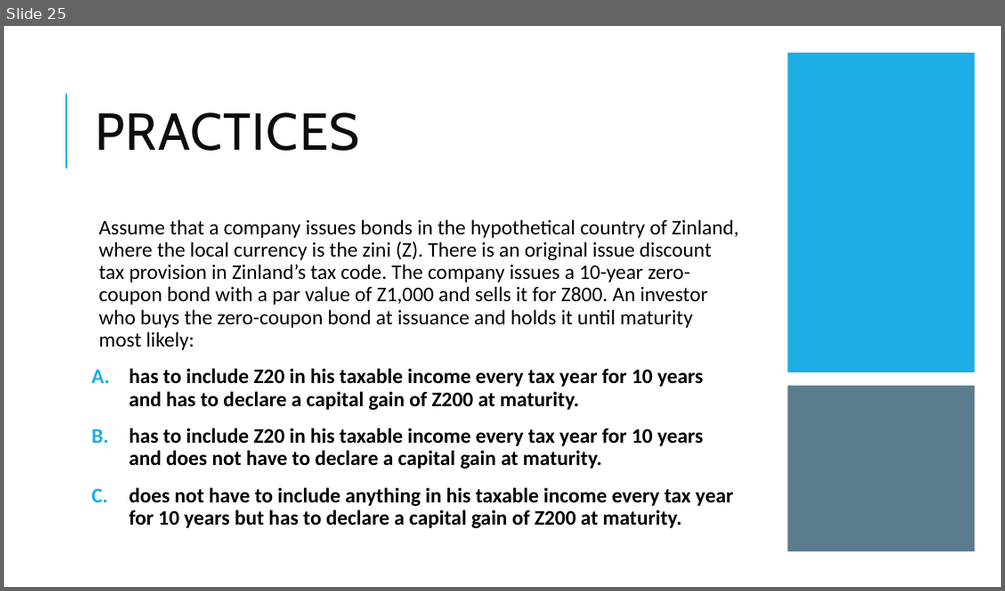
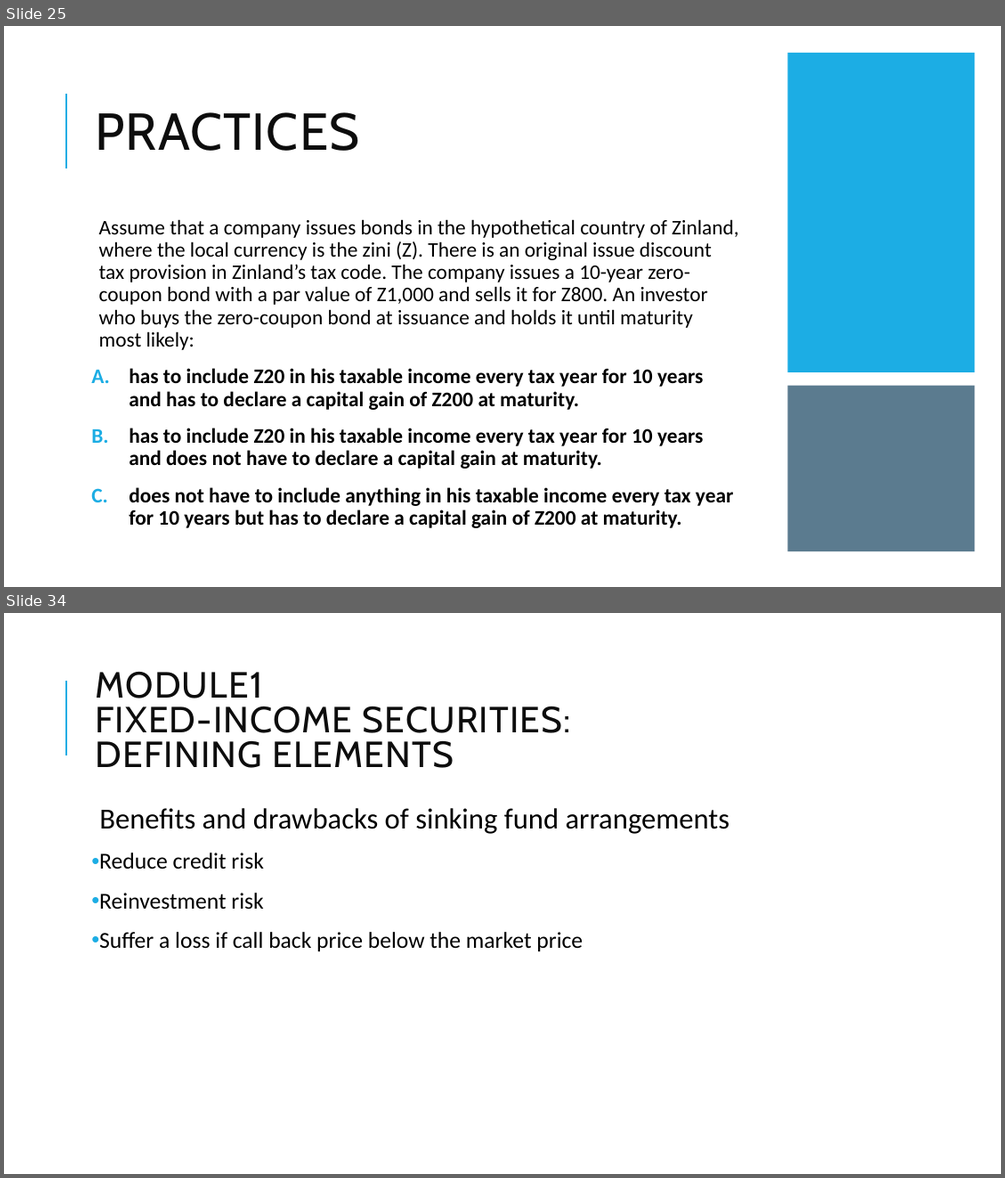
Before and after one commit to Isco0530/data, a slide deck: Fixed Income.pptx. Shown one above the other, each under a label of ours: slide 25 before the commit, slides 25 and 34 after it; the slides between them are not shown. The pictures are 1005x591 and 1005x1178 pixels, drawn with LibreOffice and Linux fonts; fonts in the diff are those of the drawing. Boxes give left, top, right and bottom in pixels: in the first picture for what was removed or moved away, otherwise in the second. Text is boxed around its words. In the diff, an @@ line names an element or a change of style, - is before the commit and + after.

```diff
--- a/Fixed Income.pptx
+++ b/Fixed Income.pptx
@@ slide 34 added at box(4, 613, 1001, 1174), background #FFFFFF; not listed: 1 template element that a slide beside it also shows @@
@@ title added at box(95, 672, 571, 768), 35 pt, text #0D0D0D @@
+MODULE1
+FIXED-INCOME SECURITIES:
+DEFINING ELEMENTS
@@ text added at box(99, 808, 730, 951), 22 pt, text #000000 @@
+  Benefits and drawbacks of sinking fund arrangements
+• Reduce credit risk
+• Reinvestment risk
+• Suffer a loss if call back price below the market price
```
Also in this commit, not shown: 8 other slides added.
